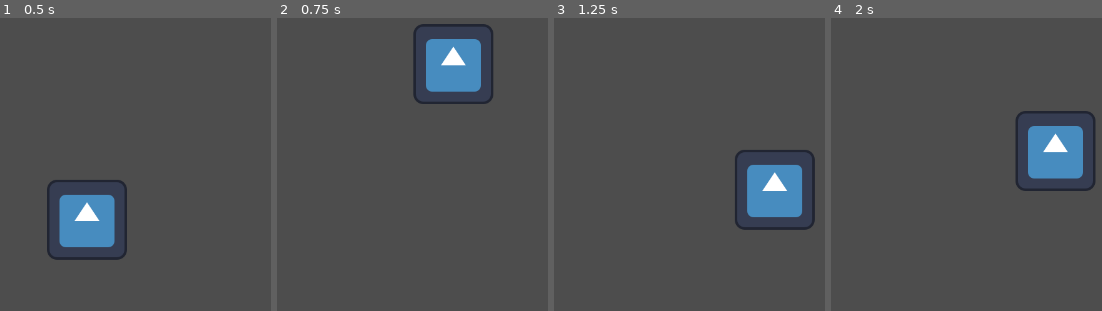
Above: before the commit, frames 1-4 (left to right).
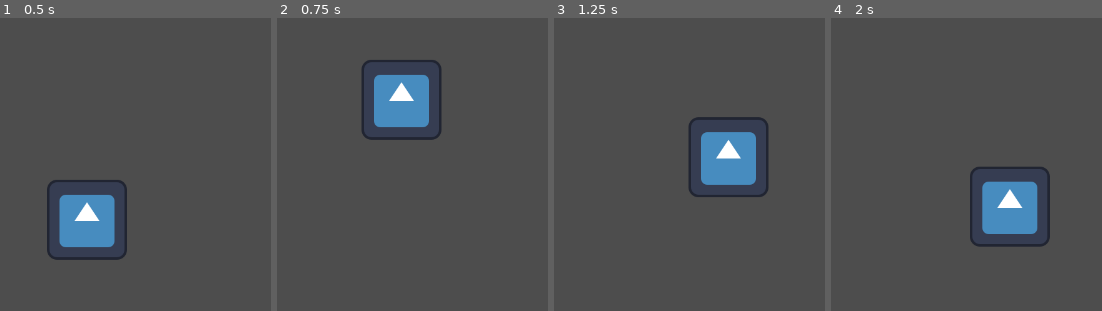
Above: after the commit, the same moments.

Repository: Jester-Penetrate/PizzaJam
Game: Godot game, scene res://start.tscn
Same seed, same stepped clock (60 frames per second), same inputs: the game is played once before the commit and once after it. The engine's default icon, where the game draws it, is replaced by a stand-in: a white triangle on a blue panel in a dark square.
Inputs:
- Up to frame 1 (0.5 s): no input
- Up to frame 2 (0.75 s): tap Enter (ui_accept) at 0.5, 0.6 s; hold Right (ui_right) from 0.53 s (still down)
- Up to frame 3 (1.25 s): keep holding Right (ui_right); tap Enter (ui_accept) at 0.77, 1.07 s
- Up to frame 4 (2 s): keep holding Right (ui_right); tap Enter (ui_accept) at 1.35, 1.52, 1.82 s

Frame 1 is identical in both runs. In frame 2, 8.8% of the frame differs, in the area x 31-80%, y 2-42%; in frame 3, 8.5%; in frame 4, 9.1%, in the area x 51-98%, y 31-79%.

Commit message:
improved player movement
still need to improve camera movement

Diff:
--- a/practice_shit/player.gd
+++ b/practice_shit/player.gd
@@ -1,25 +1,36 @@
 extends CharacterBody2D
 
 
-@export var speed = 300.0
-@export var JUMP_VELOCITY = -400.0
+@export var speed = 200.0
+@export var acceleration = 1000
+@export var friction = 1000
+@export var jump_velocity = -400.0
 
 
 func _physics_process(delta: float) -> void:
-	# Add the gravity.
+	apply_gravity(delta)
+	jump()
+	var input_axis := Input.get_axis("ui_left", "ui_right")
+	handle_acceleration(input_axis, delta)
+	apply_friction(input_axis, delta)
+	move_and_slide()
+
+func apply_gravity(delta):
 	if not is_on_floor():
 		velocity += get_gravity() * delta
 
-	# Handle jump.
-	if Input.is_action_just_pressed("ui_accept") and is_on_floor():
-		velocity.y = JUMP_VELOCITY
+func handle_acceleration(input_axis, delta):
+	if input_axis != 0:
+		velocity.x = move_toward(velocity.x, input_axis * speed, acceleration * delta)
 
-	# Get the input direction and handle the movement/deceleration.
-	# As good practice, you should replace UI actions with custom gameplay actions.
-	var direction := Input.get_axis("ui_left", "ui_right")
-	if direction:
-		velocity.x = direction * speed
+func apply_friction(input_axis, delta):
+	if input_axis == 0:
+		velocity.x = move_toward(velocity.x, 0, friction * delta)
+
+func jump():
+	if is_on_floor():
+		if Input.is_action_just_pressed("ui_accept"):
+			velocity.y = jump_velocity
 	else:
-		velocity.x = move_toward(velocity.x, 0, speed)
-
-	move_and_slide()
+		if Input.is_action_just_released("ui_accept") and velocity.y < jump_velocity/2:
+			velocity.y = jump_velocity/2
